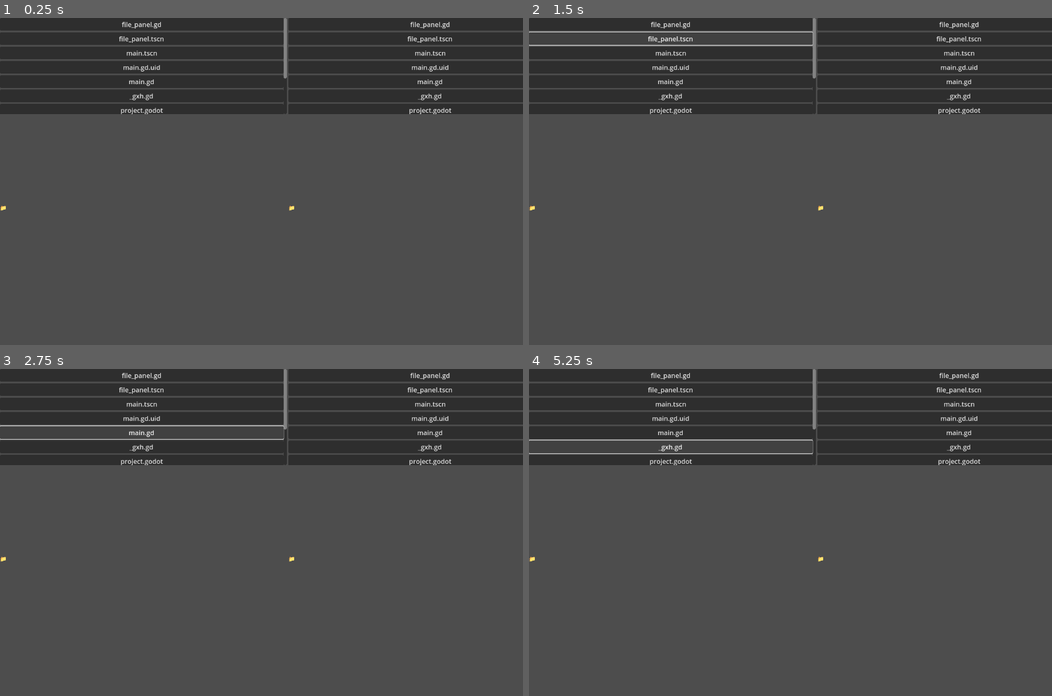
Above: before the commit, frames 1-4 (two rows, left to right).
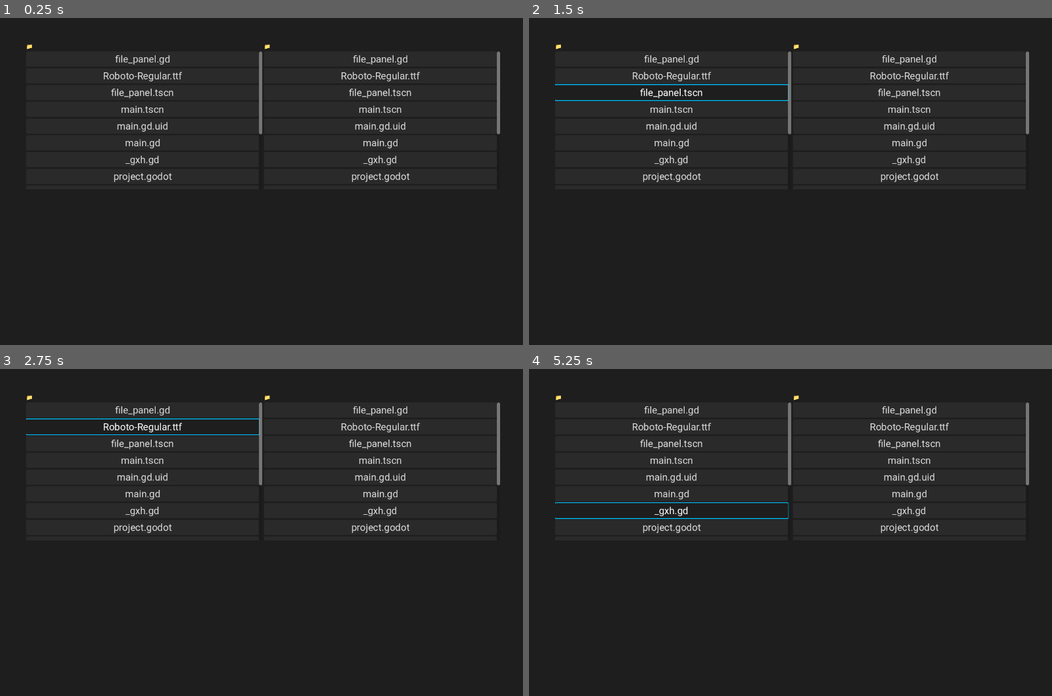
Above: after the commit, the same moments.

Repository: dbudyak/deckcommander
Game: Godot game, scene res://main.tscn
The game is run twice, just before and just after one commit, with the same random seed, the same clock (stepped at 60 frames per second) and the same inputs.
Inputs (mouse positions are in pixels of both pictures, inside the frame that each line leads up to):
- Up to frame 1 (0.25 s): no input
- Up to frame 2 (1.5 s): click "file_panel.gd" at 0.5 s; click "file_panel.tscn" at 1.25 s
- Up to frame 3 (2.75 s): click (141, 427) at 2 s, where only the run after the commit has a clickable "Roboto-Regular.ttf"
- Up to frame 4 (5.25 s): click "main.tscn" at 2.75 s; click "main.gd.uid" at 3.5 s; click "main.gd" at 4.25 s; click "_gxh.gd" at 5 s

The runs differ from the first frame. In frame 1, 75% of the frame differs, in the area x 0-100%, y 0-100%; in frame 2, 78%; in frame 3, 77%; in frame 4, 76%.

Commit message:
add theme

Diff:
--- /dev/null
+++ b/dark_theme.tres
@@ -0,0 +1,169 @@
+[gd_resource type="Theme" load_steps=11 format=3 uid="uid://tht8k0c33bff"]
+
+[ext_resource type="FontFile" uid="uid://fmxyayn1ysoe" path="res://Roboto-Regular.ttf" id="1_c1cel"]
+
+[sub_resource type="StyleBoxFlat" id="StyleBoxFlat_3luov"]
+content_margin_left = 4.0
+content_margin_top = 4.0
+content_margin_right = 4.0
+content_margin_bottom = 4.0
+bg_color = Color(0.1, 0.1, 0.1, 0.3)
+corner_radius_top_left = 3
+corner_radius_top_right = 3
+corner_radius_bottom_right = 3
+corner_radius_bottom_left = 3
+corner_detail = 5
+
+[sub_resource type="StyleBoxFlat" id="StyleBoxFlat_kgkdc"]
+content_margin_left = 4.0
+content_margin_top = 4.0
+content_margin_right = 4.0
+content_margin_bottom = 4.0
+bg_color = Color(0.176471, 0.27451, 0.360784, 1)
+draw_center = false
+border_width_left = 2
+border_width_top = 2
+border_width_right = 2
+border_width_bottom = 2
+border_color = Color(0, 0.760784, 1, 1)
+corner_radius_top_left = 2
+corner_radius_top_right = 2
+corner_radius_bottom_right = 2
+corner_radius_bottom_left = 2
+corner_detail = 5
+expand_margin_left = 2.0
+expand_margin_top = 2.0
+expand_margin_right = 2.0
+expand_margin_bottom = 2.0
+
+[sub_resource type="StyleBoxFlat" id="StyleBoxFlat_0wx3w"]
+content_margin_left = 4.0
+content_margin_top = 4.0
+content_margin_right = 4.0
+content_margin_bottom = 4.0
+bg_color = Color(0.227451, 0.227451, 0.227451, 1)
+draw_center = false
+border_width_left = 2
+border_width_top = 2
+border_width_right = 2
+border_width_bottom = 2
+corner_radius_top_left = 3
+corner_radius_top_right = 3
+corner_radius_bottom_right = 3
+corner_radius_bottom_left = 3
+corner_detail = 5
+expand_margin_left = 2.0
+expand_margin_top = 2.0
+expand_margin_right = 2.0
+expand_margin_bottom = 2.0
+
+[sub_resource type="StyleBoxFlat" id="StyleBoxFlat_4odht"]
+content_margin_left = 4.0
+content_margin_top = 4.0
+content_margin_right = 4.0
+content_margin_bottom = 4.0
+bg_color = Color(0.164706, 0.164706, 0.164706, 1)
+corner_radius_top_left = 3
+corner_radius_top_right = 3
+corner_radius_bottom_right = 3
+corner_radius_bottom_left = 3
+corner_detail = 5
+
+[sub_resource type="StyleBoxFlat" id="StyleBoxFlat_3wvh3"]
+content_margin_left = 4.0
+content_margin_top = 4.0
+content_margin_right = 4.0
+content_margin_bottom = 4.0
+bg_color = Color(0.121569, 0.121569, 0.121569, 1)
+corner_radius_top_left = 3
+corner_radius_top_right = 3
+corner_radius_bottom_right = 3
+corner_radius_bottom_left = 3
+corner_detail = 5
+
+[sub_resource type="StyleBoxEmpty" id="StyleBoxEmpty_2jabw"]
+
+[sub_resource type="StyleBoxFlat" id="StyleBoxFlat_7scd8"]
+content_margin_left = 0.0
+content_margin_top = 0.0
+content_margin_right = 0.0
+content_margin_bottom = 0.0
+bg_color = Color(0.117647, 0.117647, 0.117647, 1)
+corner_radius_top_left = 3
+corner_radius_top_right = 3
+corner_radius_bottom_right = 3
+corner_radius_bottom_left = 3
+corner_detail = 5
+expand_margin_left = 5.0
+expand_margin_top = 5.0
+expand_margin_right = 5.0
+expand_margin_bottom = 5.0
+
+[sub_resource type="StyleBoxFlat" id="StyleBoxFlat_4sa7s"]
+content_margin_left = 4.0
+content_margin_top = 4.0
+content_margin_right = 4.0
+content_margin_bottom = 4.0
+bg_color = Color(0.117647, 0.117647, 0.117647, 1)
+draw_center = false
+border_width_left = 2
+border_width_top = 2
+border_width_right = 2
+border_width_bottom = 2
+border_color = Color(1, 1, 1, 0.75)
+corner_radius_top_left = 3
+corner_radius_top_right = 3
+corner_radius_bottom_right = 3
+corner_radius_bottom_left = 3
+corner_detail = 5
+expand_margin_left = 4.0
+expand_margin_top = 4.0
+expand_margin_right = 4.0
+expand_margin_bottom = 4.0
+
+[sub_resource type="StyleBoxEmpty" id="StyleBoxEmpty_go6je"]
+
+[resource]
+default_font = ExtResource("1_c1cel")
+Button/colors/bg_color = Color(0.164706, 0.164706, 0.164706, 1)
+Button/colors/bg_color_focus = Color(0.176471, 0.27451, 0.360784, 1)
+Button/colors/bg_color_hover = Color(0.227451, 0.227451, 0.227451, 1)
+Button/colors/bg_color_pressed = Color(0.121569, 0.121569, 0.121569, 1)
+Button/colors/font_color = Color(0.866667, 0.866667, 0.866667, 1)
+Button/colors/font_disabled_color = Color(0.875, 0.875, 0.875, 0.5)
+Button/colors/font_focus_color = Color(0, 0.760784, 1, 1)
+Button/colors/font_hover_color = Color(1, 1, 1, 1)
+Button/colors/font_hover_pressed_color = Color(1, 1, 1, 1)
+Button/colors/font_outline_color = Color(0, 0, 0, 1)
+Button/colors/font_pressed_color = Color(1, 1, 1, 1)
+Button/colors/icon_disabled_color = Color(1, 1, 1, 0.4)
+Button/colors/icon_focus_color = Color(1, 1, 1, 1)
+Button/colors/icon_hover_color = Color(1, 1, 1, 1)
+Button/colors/icon_hover_pressed_color = Color(1, 1, 1, 1)
+Button/colors/icon_normal_color = Color(1, 1, 1, 1)
+Button/colors/icon_pressed_color = Color(1, 1, 1, 1)
+Button/constants/align_to_largest_stylebox = 0
+Button/constants/h_separation = 4
+Button/constants/icon_max_width = 0
+Button/constants/outline_size = 0
+Button/font_sizes/font_size = 24
+Button/fonts/font = ExtResource("1_c1cel")
+Button/styles/disabled = SubResource("StyleBoxFlat_3luov")
+Button/styles/focus = SubResource("StyleBoxFlat_kgkdc")
+Button/styles/hover = SubResource("StyleBoxFlat_0wx3w")
+Button/styles/normal = SubResource("StyleBoxFlat_4odht")
+Button/styles/pressed = SubResource("StyleBoxFlat_3wvh3")
+Label/colors/font_color = Color(0.8, 0.8, 0.8, 1)
+Label/colors/font_outline_color = Color(0, 0, 0, 1)
+Label/colors/font_shadow_color = Color(0, 0, 0, 0)
+Label/constants/line_spacing = 3
+Label/constants/outline_size = 0
+Label/constants/shadow_offset_x = 1
+Label/constants/shadow_offset_y = 1
+Label/constants/shadow_outline_size = 1
+Label/font_sizes/font_size = 16
+Label/fonts/font = ExtResource("1_c1cel")
+Label/styles/normal = SubResource("StyleBoxEmpty_2jabw")
+Panel/styles/panel = SubResource("StyleBoxFlat_7scd8")
+ScrollContainer/styles/focus = SubResource("StyleBoxFlat_4sa7s")
+ScrollContainer/styles/panel = SubResource("StyleBoxEmpty_go6je")
--- a/file_panel.gd
+++ b/file_panel.gd
@@ -40,12 +40,14 @@
 			btn.size_flags_horizontal = Control.SIZE_EXPAND_FILL
 			btn.focus_mode = Control.FOCUS_ALL
 
-			print(file_name)
-
-			btn.connect("pressed", Callable(self, "_on_file_pressed").bind(file_name, is_dir))
+			btn.connect(
+				"pressed",
+				Callable(self, "_on_file_pressed").bind(file_name, is_dir)
+			)
 			file_list.add_child(btn)
 		file_name = dir.get_next()
 	dir.list_dir_end()
+
 
 func _on_file_pressed(file_name: String, is_dir: bool):
 	if is_dir:
--- a/file_panel.tscn
+++ b/file_panel.tscn
@@ -9,7 +9,13 @@
 offset_bottom = -80.0
 grow_horizontal = 2
 grow_vertical = 2
+size_flags_horizontal = 3
+size_flags_vertical = 3
 script = ExtResource("1_4wi4a")
+
+[node name="CurrentPathLabel" type="Label" parent="."]
+layout_mode = 2
+size_flags_vertical = 8
 
 [node name="ScrollContainer" type="ScrollContainer" parent="."]
 layout_mode = 2
@@ -19,7 +25,3 @@
 layout_mode = 2
 size_flags_horizontal = 3
 size_flags_vertical = 3
-
-[node name="CurrentPathLabel" type="Label" parent="."]
-layout_mode = 2
-size_flags_vertical = 10
--- a/main.gd
+++ b/main.gd
@@ -1,8 +1,8 @@
 extends Control
 
-@onready var left_panel : VBoxContainer = $VBoxContainer/PanelsContainer/LeftPanel
-@onready var right_panel : VBoxContainer = $VBoxContainer/PanelsContainer/RightPanel
-@onready var status_label : HBoxContainer = $VBoxContainer/StatusLabel
+@onready var left_panel : VBoxContainer = $Panel/VBoxContainer/PanelsContainer/LeftPanel
+@onready var right_panel : VBoxContainer = $Panel/VBoxContainer/PanelsContainer/RightPanel
+@onready var status_label : HBoxContainer = $Panel/VBoxContainer/StatusLabel
 
 var active_panel : String= "left"  # or "right"
 
--- a/main.tscn
+++ b/main.tscn
@@ -1,5 +1,6 @@
-[gd_scene load_steps=3 format=3 uid="uid://8tetw1k11l3x"]
+[gd_scene load_steps=4 format=3 uid="uid://8tetw1k11l3x"]
 
+[ext_resource type="Theme" uid="uid://tht8k0c33bff" path="res://dark_theme.tres" id="1_h2yge"]
 [ext_resource type="Script" uid="uid://b8qfe75qeeqj5" path="res://main.gd" id="1_ig7tw"]
 [ext_resource type="PackedScene" uid="uid://ej135486728r" path="res://file_panel.tscn" id="2_0xm2m"]
 
@@ -10,31 +11,41 @@
 anchor_bottom = 1.0
 grow_horizontal = 2
 grow_vertical = 2
+theme = ExtResource("1_h2yge")
 script = ExtResource("1_ig7tw")
 
-[node name="VBoxContainer" type="VBoxContainer" parent="."]
+[node name="Panel" type="Panel" parent="."]
 layout_mode = 1
 anchors_preset = 15
 anchor_right = 1.0
 anchor_bottom = 1.0
-offset_right = 128.0
-offset_bottom = 152.0
 grow_horizontal = 2
 grow_vertical = 2
 
-[node name="PanelsContainer" type="HBoxContainer" parent="VBoxContainer"]
+[node name="VBoxContainer" type="VBoxContainer" parent="Panel"]
+layout_mode = 1
+anchors_preset = 15
+anchor_right = 1.0
+anchor_bottom = 1.0
+offset_left = 64.0
+offset_top = 59.0
+offset_right = -56.0
+offset_bottom = -16.0
+grow_horizontal = 2
+grow_vertical = 2
+alignment = 1
+
+[node name="PanelsContainer" type="HBoxContainer" parent="Panel/VBoxContainer"]
 layout_mode = 2
 size_flags_vertical = 3
 alignment = 1
 
-[node name="LeftPanel" parent="VBoxContainer/PanelsContainer" instance=ExtResource("2_0xm2m")]
+[node name="LeftPanel" parent="Panel/VBoxContainer/PanelsContainer" instance=ExtResource("2_0xm2m")]
 layout_mode = 2
-size_flags_horizontal = 3
 
-[node name="RightPanel" parent="VBoxContainer/PanelsContainer" instance=ExtResource("2_0xm2m")]
+[node name="RightPanel" parent="Panel/VBoxContainer/PanelsContainer" instance=ExtResource("2_0xm2m")]
 layout_mode = 2
-size_flags_horizontal = 3
 
-[node name="StatusLabel" type="HBoxContainer" parent="VBoxContainer"]
+[node name="StatusLabel" type="HBoxContainer" parent="Panel/VBoxContainer"]
 layout_mode = 2
 size_flags_vertical = 10
Binary file added: Roboto-Regular.ttf
Not shown, added: Roboto-Regular.ttf.import
Not shown, added: .DS_Store
